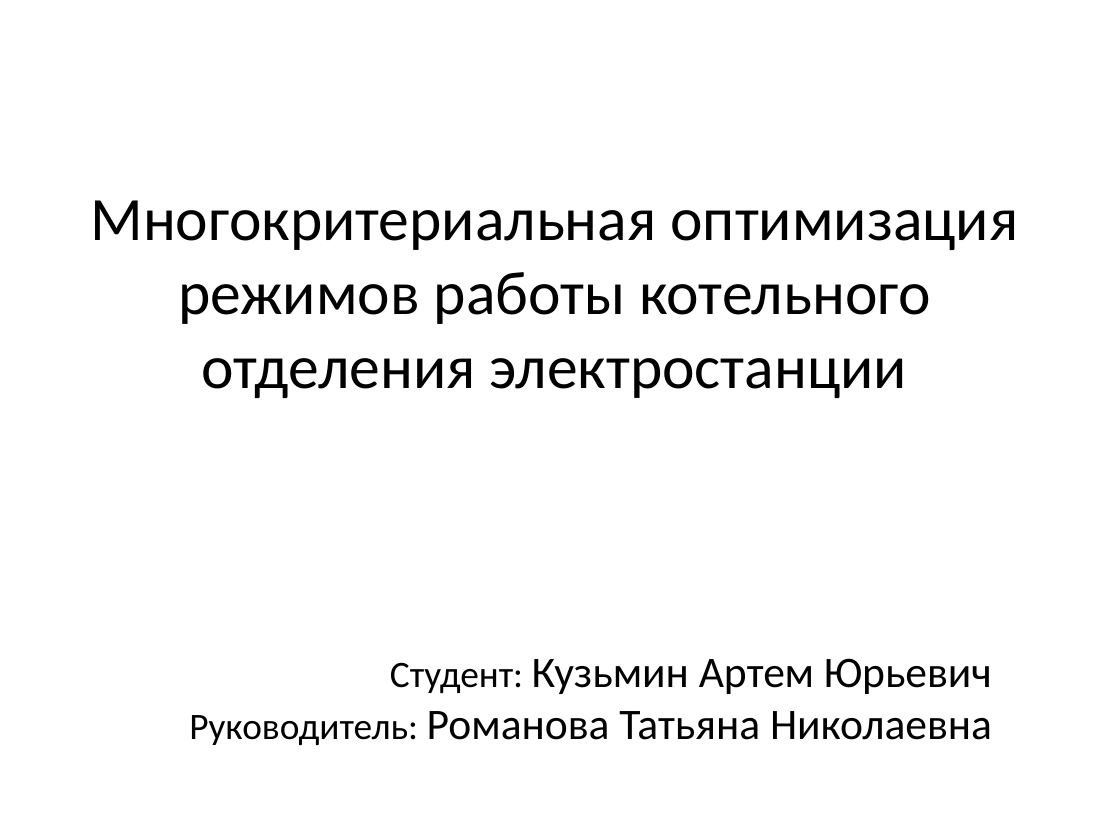
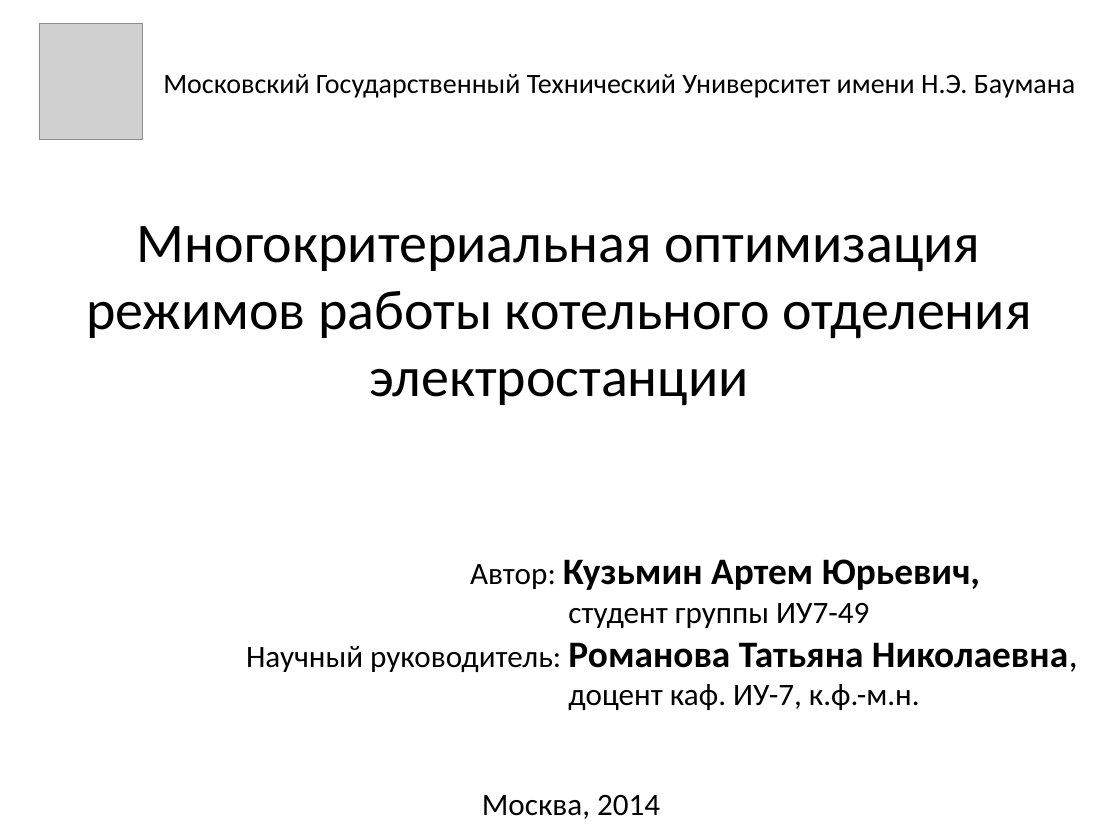
Before and after one commit to arkuzmin/diplom, a slide deck: slide 1 of optimization/4 семестр/РПЗ/Презентация_v2.0.pptx. Drawn at 1120x840 pixels with LibreOffice and Linux fonts; fonts in the diff are those of the drawing; grey boxes stand for pictures. Boxes give left, top, right and bottom in pixels: in the first picture for what was removed or moved away, otherwise in the second. Text is boxed around its words. In the diff, an @@ line names an element or a change of style, - is before the commit and + after.

```diff
--- a/optimization/4 семестр/РПЗ/Презентация_v2.0.pptx
+++ b/optimization/4 семестр/РПЗ/Презентация_v2.0.pptx
@@ picture added at bbox=[39, 24, 142, 140] @@
@@ text added at bbox=[163, 74, 1076, 98], 18 pt, text #000000 @@
+Московский Государственный Технический Университет имени Н.Э. Баумана
@@ title "Многокритериальная оптимизация режимов работы котельного ...": place and size @@
-title "Многокритериальная оптимизация режимов работы котельного ..." at bbox=[90, 200, 1019, 398]
+title "Многокритериальная оптимизация режимов работы котельного ..." at bbox=[86, 226, 1032, 406]
@@ title "Многокритериальная оптимизация режимов работы котельного ..." at bbox=[86, 226, 1032, 406]: size 39.6 to 36 pt @@
@@ text at bbox=[246, 559, 1078, 710]: text changed; size 28 to 20 pt @@
-Студент: Кузьмин Артем Юрьевич
-Руководитель: Романова Татьяна Николаевна
+Автор: Кузьмин Артем Юрьевич,
+студент группы ИУ7-49
+Научный руководитель: Романова Татьяна Николаевна,
+доцент каф. ИУ-7, к.ф.-м.н.
@@ text added at bbox=[482, 795, 660, 819], 20 pt, text #000000 @@
+Москва, 2014
```
Also in this commit, not shown: 13 other slides changed, 1 slide added, 2 slides removed.
